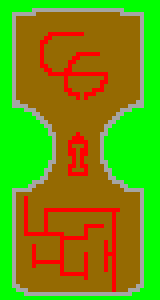
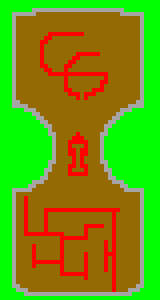
Layers edited between the first and the second 160 × 300 image:
painted on "Inner Walls" over (x1=64, y1=64, x2=72, y2=72)
